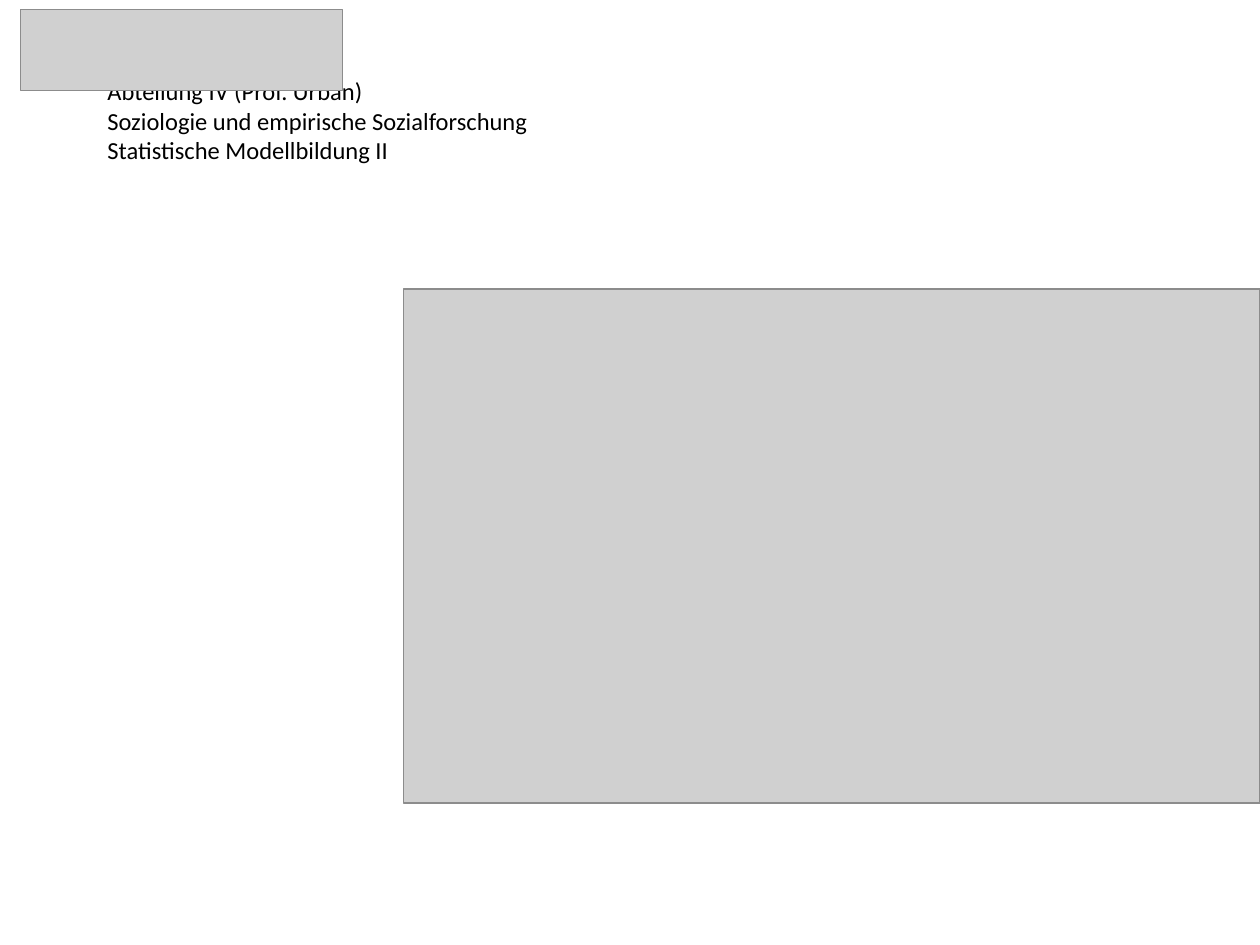
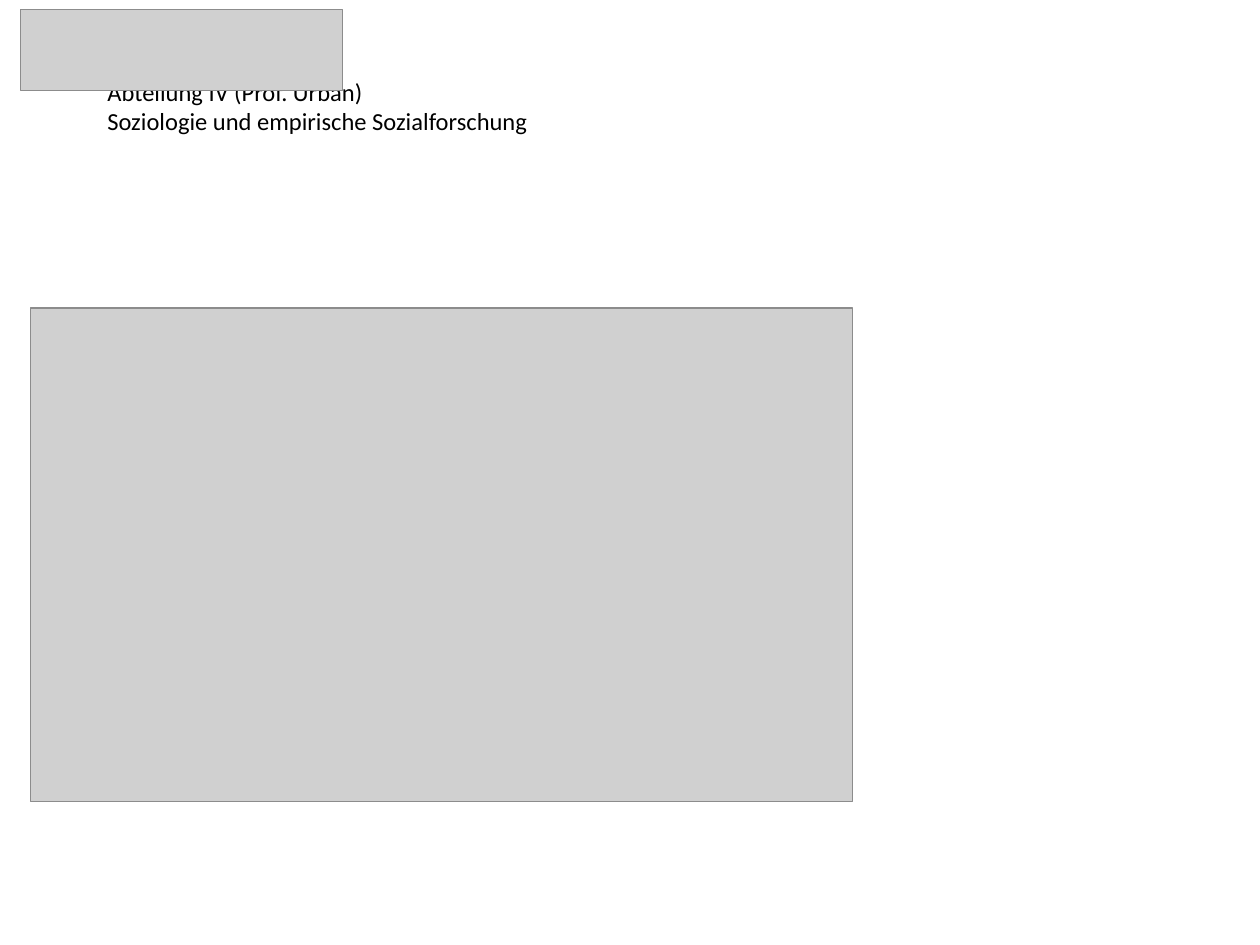
Before and after one commit to favstats/Statistische-Modellbildung-II-WS1819, a slide deck: slide 1 of pptx_images.pptx. Drawn at 1260x945 pixels with LibreOffice and Linux fonts; fonts in the diff are those of the drawing; grey boxes stand for pictures. Boxes give left, top, right and bottom in pixels: in the first picture for what was removed or moved away, otherwise in the second. Text is boxed around its words. In the diff, an @@ line names an element or a change of style, - is before the commit and + after.

Commit message:
first slide version

```diff
--- a/pptx_images.pptx
+++ b/pptx_images.pptx
@@ text at <box>107,142,387,164</box>: paragraph removed @@
-Statistische Modellbildung II
@@ picture: place and size @@
-picture at <box>403,289,1260,803</box>
+picture at <box>30,309,853,803</box>
```
Also in this commit, not shown: 6 other files.
